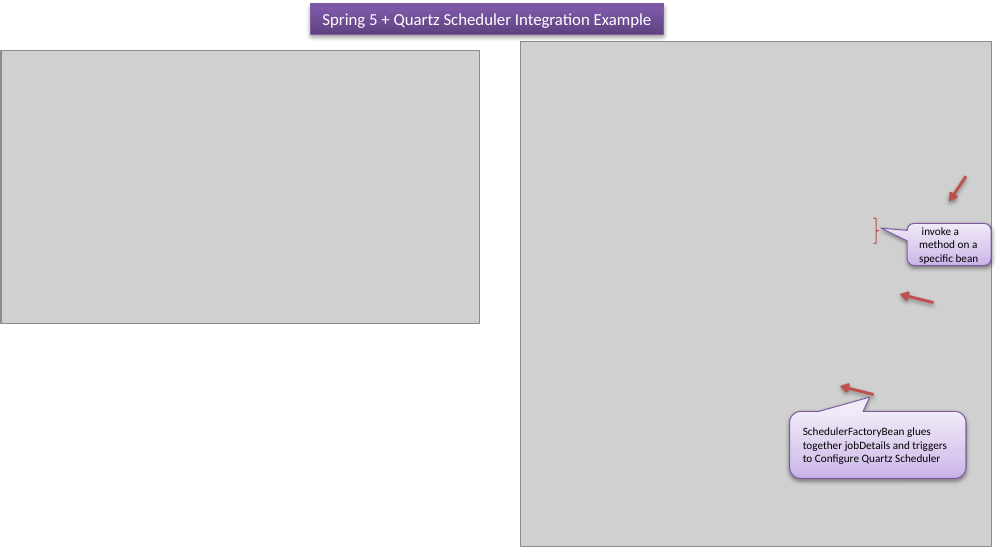
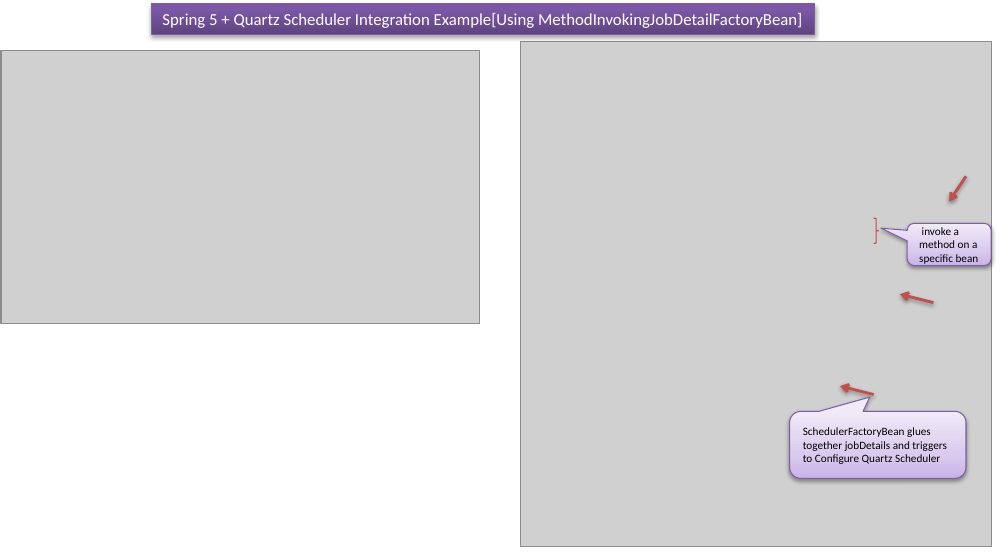
Before and after one commit to ramram43210/javaee, a slide deck: slide 2 of Later/Spring/16_Quartz/1/Spring5 Quartz Scheduler Integration Example_SimpleTriggerFactoryBean.pptx. Drawn at 1008x554 pixels with LibreOffice and Linux fonts; fonts in the diff are those of the drawing; grey boxes stand for pictures. Boxes give left, top, right and bottom in pixels: in the first picture for what was removed or moved away, otherwise in the second. Text is boxed around its words. In the diff, an @@ line names an element or a change of style, - is before the commit and + after.

```diff
--- a/Later/Spring/16_Quartz/1/Spring5 Quartz Scheduler Integration Example_SimpleTriggerFactoryBean.pptx
+++ b/Later/Spring/16_Quartz/1/Spring5 Quartz Scheduler Integration Example_SimpleTriggerFactoryBean.pptx
@@ rectangle "Spring 5 + Quartz Scheduler ...": place and size @@
-rectangle "Spring 5 + Quartz Scheduler ..." at [310,4,663,34]
+rectangle "Spring 5 + Quartz Scheduler ..." at [151,4,814,34]
@@ text in rectangle at [162,13,802,28]: text changed @@
-Spring 5 + Quartz Scheduler Integration Example
+Spring 5 + Quartz Scheduler Integration Example[Using MethodInvokingJobDetailFactoryBean]
```
Also in this commit, not shown: 2 other slides changed, 19 other files.
